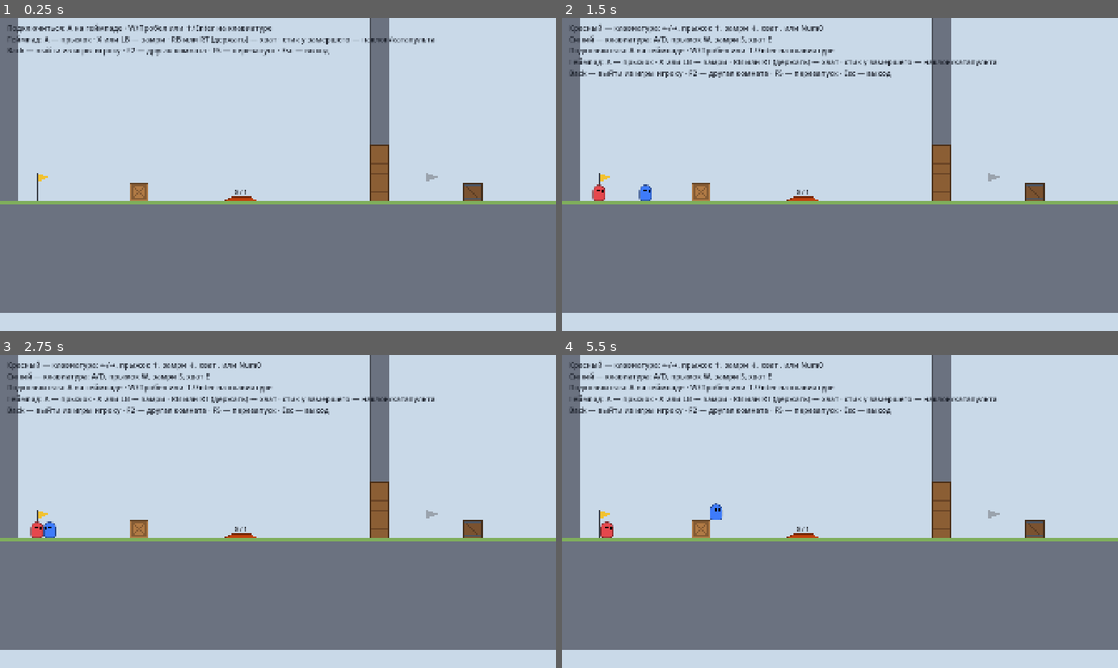
Above: before the commit, frames 1-4 (two rows, left to right).
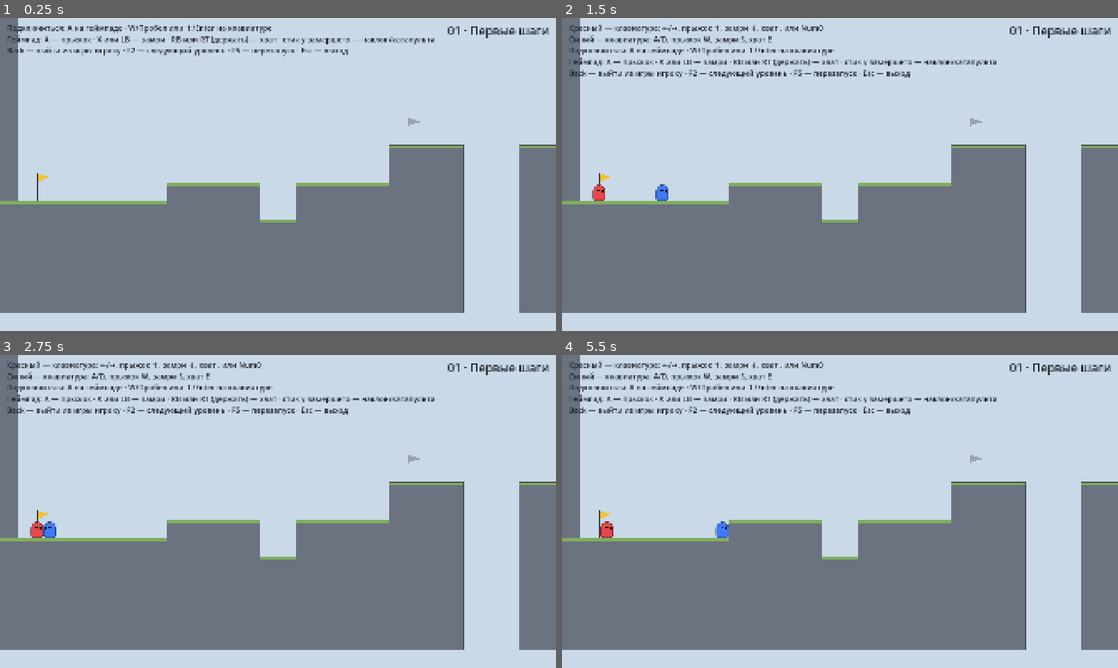
Above: after the commit, the same moments.

Repository: straychildren-debug/Glue
Game: Godot game, scene res://src/game/game.tscn
The game is run twice, just before and just after one commit, with the same random seed, the same clock (stepped at 60 frames per second) and the same inputs.
Inputs (mouse positions are in pixels of both pictures, inside the frame that each line leads up to):
- Up to frame 1 (0.25 s): no input
- Up to frame 2 (1.5 s): tap Enter at 0.5 s; move the mouse to (962, 158) at 0.52 s; hold D 0.53-1.25 s; tap E at 0.6 s; click (962, 158) at 0.67 s; tap Space at 0.77 s; drag from (728, 190) to (812, 237) at 1.27 s
- Up to frame 3 (2.75 s): tap Space at 2 s; move the mouse to (333, 442) at 2.02 s; hold A from 2.03 s (still down); tap Enter at 2.1 s; tap E at 2.3 s
- Up to frame 4 (5.5 s): release A at 2.75 s; drag from (812, 574) to (673, 464) at 2.77 s; tap Enter at 3.5 s; move the mouse to (1006, 558) at 3.52 s; hold D 3.53-4.25 s; tap E at 3.6, 5.1 s; tap Space at 3.77, 5 s; drag from (673, 464) to (756, 433) at 4.27 s; move the mouse to (867, 511) at 5.02 s; hold D from 5.03 s (still down); click (867, 511) at 5.17 s

The runs differ from the first frame. In frame 1, 13% of the frame differs, in the area x 23-100%, y 0-95%; in frame 2, 13%; in frame 3, 13%; in frame 4, 13%.

Commit message:
Stage 4 grey levels 01-03 with finish door and level progression
Levels "First Steps", "Lend a Shoulder" and "Don't Let Go" built from
greybox blocks, latches, a pop-out step and a bridge. New Finish door
completes a level only when every player is inside, then the game loads
the next level (F2 skips ahead). Stage 4 smoke test plays each level as
a pair from start to door, including the partner who acted as support.

Fixes a player standing on another slowly pushing the lower one into
the floor until it could not move: the upper player now keeps a 0.25 px
gap and floor supports fall back to a probe when no contact was
recorded. New players join beside the checkpoint when it is on screen.
Level 03 beam made thinner so the pendulum can swing back under it, and
the gap narrowed to 6 tiles; thin blocks render as wood.

Co-Authored-By: Claude Opus 5.5 <noreply@anthropic.com>

Diff:
--- /dev/null
+++ b/levels/w01_l01_first_steps.tscn
@@ -0,0 +1,16 @@
+[gd_scene format=3]
+
+[ext_resource type="Script" path="res://src/level/greybox_level.gd" id="1"]
+[ext_resource type="Script" path="res://src/mechanisms/finish.gd" id="2"]
+
+[node name="FirstSteps" type="Node2D"]
+script = ExtResource("1")
+title = "01 · Первые шаги"
+blocks = Array[Rect2]([Rect2(0, -8, 1, 26), Rect2(0, 12, 9, 6), Rect2(9, 11, 5, 7), Rect2(14, 13, 2, 5), Rect2(16, 11, 5, 7), Rect2(21, 9, 4, 9), Rect2(28, 9, 4, 9), Rect2(32, 8, 2, 10), Rect2(34, 7, 2, 11), Rect2(36, 6, 9, 12), Rect2(45, -8, 1, 26)])
+checkpoints = Array[Vector2]([Vector2(2, 12), Vector2(22, 9)])
+bounds_tiles = Rect2(0, -8, 46, 27)
+kill_y_tiles = 19.0
+
+[node name="Finish" type="Node2D" parent="."]
+position = Vector2(2688, 384)
+script = ExtResource("2")
--- /dev/null
+++ b/levels/w01_l02_lend_a_shoulder.tscn
@@ -0,0 +1,30 @@
+[gd_scene format=3]
+
+[ext_resource type="Script" path="res://src/level/greybox_level.gd" id="1"]
+[ext_resource type="Script" path="res://src/mechanisms/pressure_plate.gd" id="2"]
+[ext_resource type="Script" path="res://src/mechanisms/door.gd" id="3"]
+[ext_resource type="Script" path="res://src/mechanisms/finish.gd" id="4"]
+
+[node name="LendAShoulder" type="Node2D"]
+script = ExtResource("1")
+title = "02 · Подставь плечо"
+blocks = Array[Rect2]([Rect2(0, -8, 1, 26), Rect2(0, 12, 16, 6), Rect2(16, 9, 16, 9), Rect2(32, -8, 1, 26)])
+checkpoints = Array[Vector2]([Vector2(2, 12)])
+bounds_tiles = Rect2(0, -8, 33, 27)
+kill_y_tiles = 19.0
+
+[node name="Latch" type="AnimatableBody2D" parent="."]
+position = Vector2(1216, 576)
+script = ExtResource("2")
+latch = true
+
+[node name="Step" type="AnimatableBody2D" parent="."]
+position = Vector2(1024, 672)
+script = ExtResource("3")
+size_tiles = Vector2(2, 0.5)
+triggers = Array[NodePath]([NodePath("../Latch")])
+open_offset_tiles = Vector2(-2, 0)
+
+[node name="Finish" type="Node2D" parent="."]
+position = Vector2(1856, 576)
+script = ExtResource("4")
--- /dev/null
+++ b/levels/w01_l03_dont_let_go.tscn
@@ -0,0 +1,30 @@
+[gd_scene format=3]
+
+[ext_resource type="Script" path="res://src/level/greybox_level.gd" id="1"]
+[ext_resource type="Script" path="res://src/mechanisms/pressure_plate.gd" id="2"]
+[ext_resource type="Script" path="res://src/mechanisms/door.gd" id="3"]
+[ext_resource type="Script" path="res://src/mechanisms/finish.gd" id="4"]
+
+[node name="DontLetGo" type="Node2D"]
+script = ExtResource("1")
+title = "03 · Не отпускай"
+blocks = Array[Rect2]([Rect2(0, -8, 1, 26), Rect2(0, 12, 10, 6), Rect2(10, 9, 10, 9), Rect2(20, 9, 3, 0.25), Rect2(29, 10, 15, 8), Rect2(44, -8, 1, 26)])
+checkpoints = Array[Vector2]([Vector2(2, 12), Vector2(11, 9)])
+bounds_tiles = Rect2(0, -8, 45, 27)
+kill_y_tiles = 19.0
+
+[node name="Latch" type="AnimatableBody2D" parent="."]
+position = Vector2(2048, 640)
+script = ExtResource("2")
+latch = true
+
+[node name="Bridge" type="AnimatableBody2D" parent="."]
+position = Vector2(1856, 640)
+script = ExtResource("3")
+size_tiles = Vector2(6, 0.5)
+triggers = Array[NodePath]([NodePath("../Latch")])
+open_offset_tiles = Vector2(-6, 0)
+
+[node name="Finish" type="Node2D" parent="."]
+position = Vector2(2624, 640)
+script = ExtResource("4")
--- a/src/game/game.gd
+++ b/src/game/game.gd
@@ -3,8 +3,19 @@
 ## ведёт общий чекпоинт команды и респавн.
 
 const PLAYER_SCENE := preload("res://src/player/player.tscn")
-## Комнаты прототипа, F2 переключает по кругу.
-const LEVELS: Array[String] = ["res://levels/sandbox.tscn", "res://levels/test_room.tscn"]
+## Уровни по порядку, затем комнаты прототипа. F2 переключает по кругу; пройденный уровень
+## открывает следующий.
+const LEVELS: Array[String] = [
+	"res://levels/w01_l01_first_steps.tscn",
+	"res://levels/w01_l02_lend_a_shoulder.tscn",
+	"res://levels/w01_l03_dont_let_go.tscn",
+	"res://levels/sandbox.tscn",
+	"res://levels/test_room.tscn",
+]
+## Пауза между прохождением и загрузкой следующего уровня.
+const NEXT_LEVEL_DELAY := 2.0
+
+signal level_completed
 
 ## Номер комнаты из LEVELS; переживает перезапуск сцены по F2/F5.
 static var level_index := 0
@@ -14,7 +25,11 @@
 
 var level: GreyboxLevel
 var players := {}  # slot -> Player
+var completed := false
+## Грузить ли следующий уровень после финиша (нет, если уровень задан автотестом).
+var _advance_after_finish := false
 var _team_respawning := false
+var _title := Label.new()
 
 @onready var _players_root: Node2D = $Players
 @onready var _camera: SharedCamera = $SharedCamera
@@ -22,8 +37,10 @@
 
 
 func _ready() -> void:
-	if level_scene == null:
+	var from_list := level_scene == null
+	if from_list:
 		level_scene = load(LEVELS[level_index])
+	_advance_after_finish = from_list
 	level = level_scene.instantiate()
 	add_child(level)
 	move_child(level, 0)
@@ -38,10 +55,22 @@
 		_on_player_joined(slot)
 	_update_hint()
 
+	_title.text = level.title
+	_title.add_theme_font_size_override("font_size", 40)
+	_title.add_theme_color_override("font_color", Color(0.12, 0.14, 0.18))
+	# Справа сверху: слева подсказки управления.
+	_title.set_anchors_and_offsets_preset(Control.PRESET_TOP_RIGHT)
+	_title.horizontal_alignment = HORIZONTAL_ALIGNMENT_RIGHT
+	_title.grow_horizontal = Control.GROW_DIRECTION_BEGIN
+	_title.offset_top = 16.0
+	_title.offset_right = -24.0
+	$HUD.add_child(_title)
+
 
 func _physics_process(_delta: float) -> void:
-	if _team_respawning:
+	if _team_respawning or completed:
 		return
+	_check_finish()
 	var kill_y := level.get_kill_y()
 	for player: Player in players.values():
 		if not player.alive:
@@ -54,6 +83,29 @@
 		if reached > level.active_checkpoint:
 			level.active_checkpoint = reached
 			level.save_checkpoint_state()
+
+
+## Уровень пройден, когда все игроки живы и стоят в двери финиша.
+func _check_finish() -> void:
+	var finish := level.get_finish()
+	if finish == null:
+		return
+	var inside := 0
+	for player: Player in players.values():
+		if player.alive and finish.contains(player):
+			inside += 1
+	finish.needed = players.size()
+	finish.inside = inside
+	if players.is_empty() or inside < players.size():
+		return
+	completed = true
+	_title.text = "%s — пройден!" % level.title
+	level_completed.emit()
+	if not _advance_after_finish:
+		return
+	await get_tree().create_timer(NEXT_LEVEL_DELAY).timeout
+	level_index = (level_index + 1) % LEVELS.size()
+	get_tree().reload_current_scene()
 
 
 func _unhandled_input(event: InputEvent) -> void:
@@ -89,11 +141,13 @@
 	_update_hint()
 
 
-## Новый игрок появляется на голове уже играющего, чтобы не оказаться за краем кадра.
+## Новый игрок встаёт у чекпоинта рядом с остальными. Если команда уже ушла и чекпоинт
+## за кадром — появляется на голове уже играющего, чтобы не оказаться за стеной кадра.
 func _join_position(slot: int) -> Vector2:
+	var spawn := level.get_spawn_position(level.active_checkpoint, slot)
 	var alive := _alive_players()
-	if alive.is_empty():
-		return level.get_spawn_position(level.active_checkpoint, slot)
+	if alive.is_empty() or _camera.get_view_rect().grow(-Player.SIZE.x).has_point(spawn):
+		return spawn
 	return alive[0].global_position + Vector2(0, -Player.SIZE.y - 8.0)
 
 
@@ -125,5 +179,5 @@
 	if players.size() < InputRouter.MAX_PLAYERS:
 		lines.append("Подключиться: A на геймпаде · W/Пробел или ↑/Enter на клавиатуре")
 	lines.append("Геймпад: A — прыжок · X или LB — замри · RB или RT (держать) — хват · стик у замершего — наклон/катапульта")
-	lines.append("Back — выйти из игры игроку · F2 — другая комната · F5 — перезапуск · Esc — выход")
+	lines.append("Back — выйти из игры игроку · F2 — следующий уровень · F5 — перезапуск · Esc — выход")
 	_hint.text = "\n".join(lines)
--- a/src/level/greybox_level.gd
+++ b/src/level/greybox_level.gd
@@ -8,6 +8,9 @@
 ## Механизмы и предметы с save_state()/load_state(): при общем респавне
 ## возвращаются в состояние, в котором были при взятии чекпоинта.
 const RESETTABLE := "resettable"
+
+## Название на экране, например «01 · Первые шаги».
+@export var title := ""
 
 ## Твёрдые блоки: Rect2 в тайлах (x, y, ширина, высота); y растёт вниз.
 @export var blocks: Array[Rect2] = []:
@@ -26,6 +29,7 @@
 @export var sky_color := Color("c9d9e8")
 @export var block_color := Color("6b7280")
 @export var top_color := Color("7fae5c")
+@export var beam_color := Color("a0703f")
 
 var active_checkpoint := 0:
 	set(value):
@@ -91,6 +95,14 @@
 			crate.fall_out()
 
 
+## Выход уровня (null — в комнате нет финиша, как в песочнице).
+func get_finish() -> Finish:
+	for node in get_tree().get_nodes_in_group(Finish.GROUP):
+		if is_ancestor_of(node):
+			return node
+	return null
+
+
 ## Индекс последнего чекпоинта, который лежит левее x (в пикселях).
 func checkpoint_at_x(x: float) -> int:
 	var result := 0
@@ -106,6 +118,11 @@
 			Vector2(bounds_tiles.end.x * TILE, get_kill_y()), Color(0.8, 0.2, 0.2, 0.5), 4.0)
 	for rect in blocks:
 		var px := Rect2(rect.position * TILE, rect.size * TILE)
+		if rect.size.y <= 0.5:
+			# Тонкие блоки — деревянные балки и насесты: за них цепляется взгляд.
+			draw_rect(px, beam_color)
+			draw_rect(px, beam_color.darkened(0.4), false, 2.0)
+			continue
 		draw_rect(px, block_color)
 		draw_rect(Rect2(px.position, Vector2(px.size.x, minf(10.0, px.size.y))), top_color)
 		draw_rect(px, block_color.darkened(0.3), false, 2.0)
--- /dev/null
+++ b/src/mechanisms/finish.gd
@@ -0,0 +1,56 @@
+@tool
+class_name Finish
+extends Node2D
+## Выход уровня. Уровень пройден, когда внутри все активные игроки: переход одного не считается.
+## Положение узла — середина низа двери на уровне пола.
+
+const GROUP := "finish"
+
+@export var size_tiles := Vector2(2, 3):
+	set(value):
+		size_tiles = value
+		queue_redraw()
+
+## Сколько игроков внутри и сколько нужно — рисуется над дверью. Обновляет игра.
+var inside := 0:
+	set(value):
+		if value != inside:
+			inside = value
+			queue_redraw()
+var needed := 0:
+	set(value):
+		if value != needed:
+			needed = value
+			queue_redraw()
+
+
+func _ready() -> void:
+	if not Engine.is_editor_hint():
+		add_to_group(GROUP)
+
+
+func get_rect() -> Rect2:
+	var size := size_tiles * GreyboxLevel.TILE
+	return Rect2(global_position + Vector2(-size.x / 2.0, -size.y), size)
+
+
+func contains(player: Player) -> bool:
+	return get_rect().has_point(player.global_position)
+
+
+func _draw() -> void:
+	var size := size_tiles * GreyboxLevel.TILE
+	var rect := Rect2(Vector2(-size.x / 2.0, -size.y), size)
+	var done := needed > 0 and inside >= needed
+	# Каменный проём с жёлтой аркой, как двери выхода на концепт-листе.
+	draw_rect(rect.grow(10.0), Color("7c7f86"))
+	draw_rect(rect, Color("2b2118"))
+	var radius := size.x / 2.0
+	draw_circle(Vector2(0, -size.y + radius), radius + 10.0, Color("f2c230") if not done else Color("7fdc5a"))
+	draw_circle(Vector2(0, -size.y + radius), radius, Color("2b2118"))
+	draw_rect(Rect2(rect.position + Vector2(0, radius), Vector2(size.x, size.y - radius)), Color("2b2118"))
+	if needed > 0 and not Engine.is_editor_hint():
+		var font := ThemeDB.fallback_font
+		var text := "%d / %d" % [inside, needed]
+		draw_string(font, Vector2(-40, -size.y - 24), text, HORIZONTAL_ALIGNMENT_CENTER, 80, 28,
+				Color("7fdc5a") if done else Color(0.1, 0.1, 0.12))
--- a/src/mechanisms/weight.gd
+++ b/src/mechanisms/weight.gd
@@ -91,7 +91,8 @@
 	return null
 
 
-## Опора под телом по столкновениям последнего move_and_slide.
+## Опора под телом по столкновениям последнего move_and_slide. Если тело стоит, но касания
+## в этом кадре не было (его довела до пола привязка floor_snap), — по пробному сдвигу вниз.
 static func floor_below(body: CharacterBody2D) -> Node:
 	if not body.is_on_floor():
 		return null
@@ -99,4 +100,4 @@
 		var collision := body.get_slide_collision(i)
 		if collision.get_normal().y < -0.5:
 			return collision.get_collider()
-	return null
+	return probe_below(body)
--- a/src/player/player.gd
+++ b/src/player/player.gd
@@ -14,6 +14,8 @@
 const LAYER_PLAYERS := 2
 const LAYER_CAMERA_WALLS := 4
 const GROUP := "players"
+## Зазор над товарищем, на котором стоит игрок (px): больше safe_margin, незаметен глазу.
+const STACK_GAP := 0.25
 
 @export var run_speed := 360.0
 @export var ground_accel := 3000.0
@@ -182,6 +184,10 @@
 	# Стоящий на товарище едет вместе с ним: move_and_slide берёт скорость опоры сам.
 	var fall_speed := velocity.y
 	move_and_slide()
+	# Нижний игрок «отодвигается» от стоящего на нём в пределах safe_margin и уходит в пол,
+	# пока не застрянет. Стоящий на товарище держится чуть выше — нижний его не касается.
+	if standing_on() != null:
+		global_position.y -= STACK_GAP
 	landing_speed = fall_speed if is_on_floor() and not on_floor else 0.0
 	_update_push(input_x)
 	_update_pass_through(delta)
@@ -295,13 +301,7 @@
 
 ## На ком из игроков стоит этот игрок (null — ни на ком).
 func standing_on() -> Player:
-	if not is_on_floor():
-		return null
-	for i in get_slide_collision_count():
-		var collision := get_slide_collision(i)
-		if collision.get_normal().y < -0.5 and collision.get_collider() is Player:
-			return collision.get_collider()
-	return null
+	return Weight.floor_below(self) as Player
 
 
 ## Бросок катапультой: скорость задаётся целиком, отпускание прыжка его не гасит.
--- /dev/null
+++ b/tests/stage4_smoke.gd
@@ -0,0 +1,225 @@
+extends SmokeTest
+## Автопроверка этапа 4: пара проходит три серых уровня задуманным путём от старта до финиша,
+## включая возврат того, кто был опорой. Уровень засчитан только когда в двери оба.
+## Запуск: Godot_console --headless --path . res://tests/stage4_smoke.tscn
+
+const TILE := 64.0
+const L01 := preload("res://levels/w01_l01_first_steps.tscn")
+const L02 := preload("res://levels/w01_l02_lend_a_shoulder.tscn")
+const L03 := preload("res://levels/w01_l03_dont_let_go.tscn")
+
+## Раскладки: [влево, вправо, прыжок, замри, хват].
+const KEYS_1: Array[Key] = [KEY_A, KEY_D, KEY_W, KEY_S, KEY_E]
+const KEYS_2: Array[Key] = [KEY_LEFT, KEY_RIGHT, KEY_UP, KEY_DOWN, KEY_PERIOD]
+enum { LEFT, RIGHT, JUMP, FREEZE, GRAB }
+
+var game: Node
+
+
+func _ready() -> void:
+	game = await start_game(L01)
+	await _level_01()
+	await _load(L02)
+	await _level_02()
+	await _load(L03)
+	await _level_03()
+	finish()
+
+
+func _level_01() -> void:
+	print("— 01 · Первые шаги")
+	var p1: Player = game.players[0]
+	var p2: Player = game.players[1]
+	var door_x: float = game.level.get_finish().global_position.x
+	# Каждый проходит уступы, канаву и пропасть обычным бегом и прыжком, без помощи.
+	var ok1 := await _run(p1, KEYS_1, door_x + 30.0)
+	check(ok1 and p1.alive, "игрок 1 сам дошёл до двери (%s)" % p1.global_position)
+	check(not game.completed, "один в двери — уровень не засчитан")
+	var ok2 := await _run(p2, KEYS_2, door_x - 30.0)
+	check(ok2 and p2.alive, "игрок 2 сам дошёл до двери (%s)" % p2.global_position)
+	await frames(5)
+	check(game.completed, "оба в двери — уровень пройден (a %s b %s)" % [game.players[0].global_position, game.players[1].global_position])
+
+
+func _level_02() -> void:
+	print("— 02 · Подставь плечо")
+	var a: Player = game.players[0]
+	var b: Player = game.players[1]
+	var wall_x := 16 * TILE
+	var floor_y := _stand_y(12)
+	# Один в одиночку на стену в 3 тайла не запрыгивает.
+	place(b, Vector2(wall_x - 40.0, floor_y))
+	await frames(10)
+	await _jump(b, KEYS_2, RIGHT, 40)
+	check(b.global_position.y > 10 * TILE, "в одиночку на стену не запрыгнуть")
+	# А замирает у стены, Б встаёт ему на голову и запрыгивает наверх.
+	place(a, Vector2(wall_x - 30.0, floor_y))
+	place(b, Vector2(wall_x - 200.0, floor_y))
+	await frames(10)
+	tap(KEYS_1[FREEZE])
+	place(b, a.global_position + Vector2(0, -Player.SIZE.y - 2.0))
+	await frames(15)
+	await _jump(b, KEYS_2, RIGHT, 45)
+	check(b.is_on_floor() and b.global_position.y < 9 * TILE, "с головы товарища — наверх")
+	# Наверху Б нажимает защёлку: из стены выдвигается ступенька.
+	var latch: PressurePlate = game.level.get_node("Latch")
+	await _walk_until(b, KEYS_2[RIGHT], func() -> bool: return latch.active, 120)
+	check(latch.active, "поднявшийся нажал защёлку")
+	await frames(40)
+	var step: Door = game.level.get_node("Step")
+	check(step.global_position.x < wall_x - TILE, "ступенька выдвинулась")
+	# А оживает, отходит из-под ступеньки и поднимается по ней.
+	tap(KEYS_1[FREEZE])
+	await hold(KEYS_1[LEFT], 20)
+	await _jump(a, KEYS_1, RIGHT, 40)
+	await _jump(a, KEYS_1, RIGHT, 40)
+	check(a.is_on_floor() and a.global_position.y < 9 * TILE, "опора поднялась по ступеньке")
+	# Первым к двери идёт тот, кто впереди, иначе второй упрётся в него.
+	var door_x: float = game.level.get_finish().global_position.x
+	await _walk_until(b, KEYS_2[RIGHT], func() -> bool: return b.global_position.x > door_x + 30.0, 240)
+	await _walk_until(a, KEYS_1[RIGHT], func() -> bool: return a.global_position.x > door_x - 30.0, 240)
+	await frames(5)
+	check(game.completed, "оба в двери — уровень пройден (a %s b %s)" % [game.players[0].global_position, game.players[1].global_position])
+
+
+func _level_03() -> void:
+	print("— 03 · Не отпускай")
+	var a: Player = game.players[0]
+	var b: Player = game.players[1]
+	var ledge_x := 10 * TILE
+	# Знакомство с хватом: Б поднимается с головы А, ловит прыгнувшего А за руку и вытягивает.
+	place(a, Vector2(ledge_x - 30.0, _stand_y(12)))
+	place(b, Vector2(ledge_x - 200.0, _stand_y(12)))
+	await frames(10)
+	tap(KEYS_1[FREEZE])
+	place(b, a.global_position + Vector2(0, -Player.SIZE.y - 2.0))
+	await frames(15)
+	await _jump(b, KEYS_2, RIGHT, 45)
+	check(b.is_on_floor() and b.global_position.y < 9 * TILE, "Б поднялся на уступ")
+	# К самому краю уступа.
+	await _walk_until(b, KEYS_2[LEFT], func() -> bool: return b.global_position.x < ledge_x + 30.0, 60)
+	tap(KEYS_1[FREEZE])
+	press(KEYS_2[GRAB], true)
+	await frames(5)
+	press(KEYS_1[JUMP], true)
+	await frames(20)
+	press(KEYS_1[JUMP], false)
+	check(b.grab_target == a, "Б поймал прыгнувшего А за руку (a %s b %s)" % [a.global_position, b.global_position])
+	await hold(KEYS_2[RIGHT], 60)
+	press(KEYS_2[GRAB], false)
+	await frames(20)
+	check(a.is_on_floor() and a.global_position.y < 9 * TILE, "Б вытянул А на уступ")
+
+	# Пропасть: обычным прыжком с балки не перепрыгнуть.
+	var tip := 23 * TILE
+	var far_bank := 29 * TILE
+	place(b, Vector2(tip - 200.0, _stand_y(9)))
+	await frames(10)
+	await _walk_until(b, KEYS_2[RIGHT], func() -> bool: return b.global_position.x > tip - 20.0, 120)
+	await _jump(b, KEYS_2, RIGHT, 50)
+	check(b.global_position.x < far_bank, "с разбега через пропасть не перепрыгнуть")
+	await frames(80)  # общий респавн у чекпоинта на уступе
+	check(a.alive and b.alive, "после падения оба снова у чекпоинта")
+
+	# А замирает на конце балки, Б держится за него и раскачивается.
+	place(a, Vector2(tip - Player.SIZE.x / 2.0 - 2.0, _stand_y(9)))
+	await frames(10)
+	tap(KEYS_1[FREEZE])
+	place(b, a.global_position + Vector2(0, -Player.SIZE.y - 2.0))
+	await frames(10)
+	press(KEYS_2[GRAB], true)
+	await hold(KEYS_2[RIGHT], 20)  # сходит с головы и повисает
+	await frames(30)
+	check(b.grab_target == a and b.global_position.y > a.global_position.y + 60.0, "Б висит на А под балкой")
+	# Раскачка: жмём в сторону движения. Когда размах почти полный, прыгаем на взлёте вправо,
+	# как только вышли из-под балки, — и летим к дальнему берегу.
+	var clear_x := tip + Player.SIZE.x / 2.0 + 8.0
+	var reach := 0.0
+	for i in 600:
+		var right := b.velocity.x >= 0.0
+		press(KEYS_2[RIGHT], right)
+		press(KEYS_2[LEFT], not right)
+		await get_tree().physics_frame
+		reach = maxf(reach, b.global_position.x - a.global_position.x)
+		if reach > 80.0 and b.global_position.x > clear_x and b.velocity.x > 300.0 and b.velocity.y < 0.0:
+			break
+	press(KEYS_2[LEFT], false)
+	print("    размах %.0f px, прыжок из %s со скоростью %s" % [reach, b.global_position, b.velocity])
+	press(KEYS_2[JUMP], true)
+	await frames(2)
+	press(KEYS_2[GRAB], false)
+	press(KEYS_2[RIGHT], true)
+	await frames(70)
+	press(KEYS_2[JUMP], false)
+	press(KEYS_2[RIGHT], false)
+	check(b.alive and b.is_on_floor() and b.global_position.x > far_bank, "маятник перенёс Б на дальний берег (%s alive=%s)" % [b.global_position, b.alive])
+
+	# Б нажимает защёлку — выдвигается мост, А оживает и переходит.
+	var latch: PressurePlate = game.level.get_node("Latch")
+	await _walk_until(b, KEYS_2[RIGHT], func() -> bool: return latch.active, 180)
+	check(latch.active, "Б нажал защёлку на том берегу")
+	await frames(60)
+	var door_x: float = game.level.get_finish().global_position.x
+	await _walk_until(b, KEYS_2[RIGHT], func() -> bool: return b.global_position.x > door_x + 30.0, 240)
+	tap(KEYS_1[FREEZE])
+	await _walk_until(a, KEYS_1[RIGHT], func() -> bool: return a.global_position.x > door_x - 30.0, 400)
+	check(a.alive, "А перешёл по мосту")
+	await frames(5)
+	check(game.completed, "оба в двери — уровень пройден (a %s b %s)" % [game.players[0].global_position, game.players[1].global_position])
+
+
+## Перезапускает игру на другом уровне; подключённые игроки остаются.
+func _load(level: PackedScene) -> void:
+	game.queue_free()
+	await frames(2)
+	game = GAME_SCENE.instantiate()
+	game.level_scene = level
+	add_child(game)
+	await frames(20)
+
+
+## Простой бот: бежит вправо до target_x, прыгает перед ямой и перед стенкой.
+func _run(player: Player, keys: Array[Key], target_x: float, max_frames := 1500) -> bool:
+	var space := player.get_world_2d().direct_space_state
+	var jump_frames := 0
+	press(keys[RIGHT], true)
+	for i in max_frames:
+		if player.global_position.x >= target_x:
+			break
+		if player.alive and player.is_on_floor() and jump_frames == 0:
+			var ahead := player.global_position + Vector2(36.0, 0.0)
+			var query := PhysicsRayQueryParameters2D.create(ahead, ahead + Vector2(0, 100.0), Player.LAYER_WORLD)
+			if space.intersect_ray(query).is_empty() or player.is_on_wall():
+				jump_frames = 20
+		press(keys[JUMP], jump_frames > 0)
+		jump_frames = maxi(jump_frames - 1, 0)
+		await get_tree().physics_frame
+	press(keys[RIGHT], false)
+	press(keys[JUMP], false)
+	await frames(10)
+	return player.global_position.x >= target_x - 1.0
+
+
+## Полный прыжок с удержанием направления.
+func _jump(player: Player, keys: Array[Key], direction: int, count: int) -> void:
+	press(keys[JUMP], true)
+	press(keys[direction], true)
+	await frames(count)
+	press(keys[JUMP], false)
+	press(keys[direction], false)
+	await frames(15)
+
+
+func _walk_until(player: Player, key: Key, done: Callable, max_frames: int) -> void:
+	press(key, true)
+	for i in max_frames:
+		if done.call():
+			break
+		await get_tree().physics_frame
+	press(key, false)
+	await frames(10)
+
+
+## Центр стоящего игрока над полом с верхом на высоте row тайлов.
+func _stand_y(row: float) -> float:
+	return row * TILE - Player.SIZE.y / 2.0 - 1.0
--- /dev/null
+++ b/tests/stage4_smoke.tscn
@@ -0,0 +1,6 @@
+[gd_scene format=3]
+
+[ext_resource type="Script" path="res://tests/stage4_smoke.gd" id="1"]
+
+[node name="Stage4Smoke" type="Node"]
+script = ExtResource("1")
Not shown, added: src/mechanisms/finish.gd.uid
Not shown, added: tests/stage4_smoke.gd.uid
Not shown, changed: docs/02_забытые_мосты_уровни.md
Not shown, changed: docs/05_этапы_разработки.md
Not shown, changed: docs/06_параметры_и_решения.md
